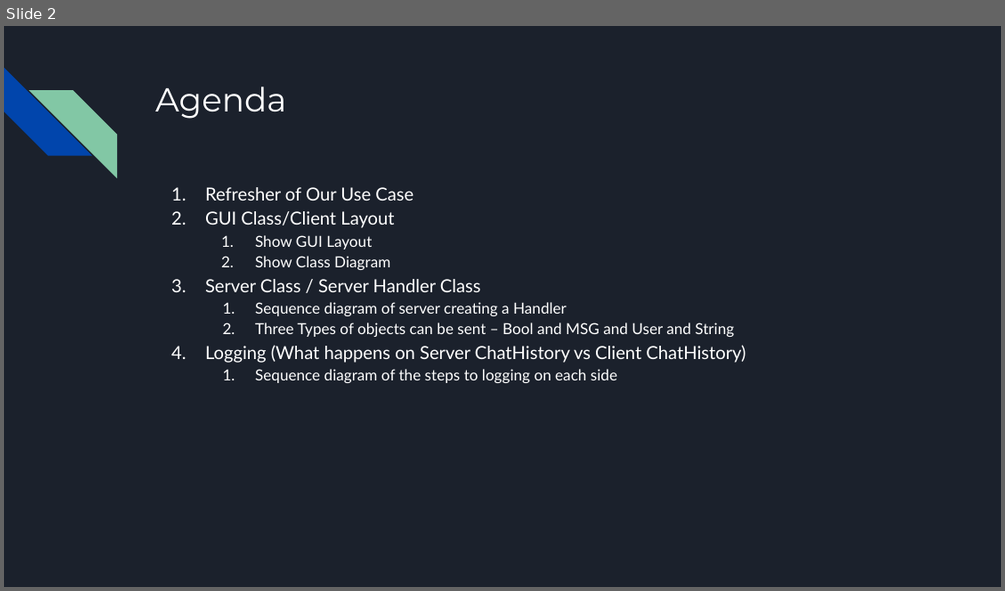
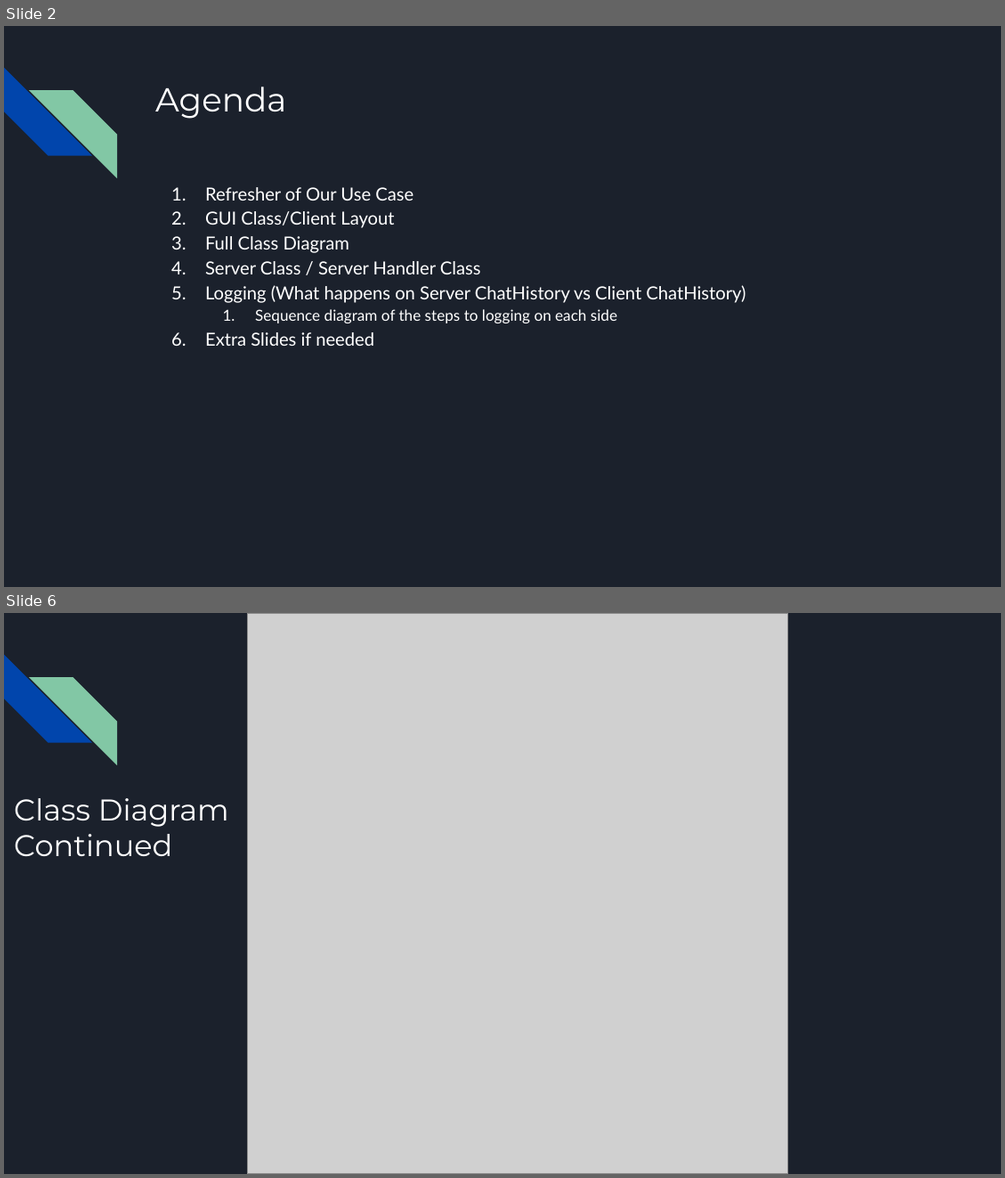
Before and after one commit to R3r3zzed/Comms-Project, a slide deck: Design/Comms Project Design.pptx. Shown one above the other, each under a label of ours: slide 2 before the commit, slides 2 and 6 after it; the slides between them are not shown. The pictures are 1005x591 and 1005x1178 pixels, drawn with LibreOffice and Linux fonts; fonts in the diff are those of the drawing; grey boxes stand for pictures. Boxes give left, top, right and bottom in pixels: in the first picture for what was removed or moved away, otherwise in the second. Text is boxed around its words. In the diff, an @@ line names an element or a change of style, - is before the commit and + after.

```diff
--- a/Design/Comms Project Design.pptx
+++ b/Design/Comms Project Design.pptx
@@ slide 6 added at box(4, 613, 1001, 1174), background #1B212C; not listed: 2 template elements that a slide beside it also shows @@
@@ picture added at box(247, 613, 787, 1173) @@
@@ title added at box(14, 798, 229, 856), 21.6 pt, text #FFFFFF @@
+Class Diagram
+Continued
@@ slide 2 changed as well @@
@@ text at box(205, 236, 349, 253): text changed; size 11 to 13 pt @@
-  1. Show GUI Layout
-  2. Show Class Diagram
+3. Full Class Diagram
@@ text at box(255, 302, 734, 337): paragraphs removed @@
-  1. Sequence diagram of server creating a Handler
-  2. Three Types of objects can be sent – Bool and MSG and User and String
@@ text at box(205, 332, 374, 346): paragraph added @@
+6. Extra Slides if needed
```
Also in this commit, not shown: 1 other slide changed, 8 other slides added, 2 slides removed, 3 other files.
